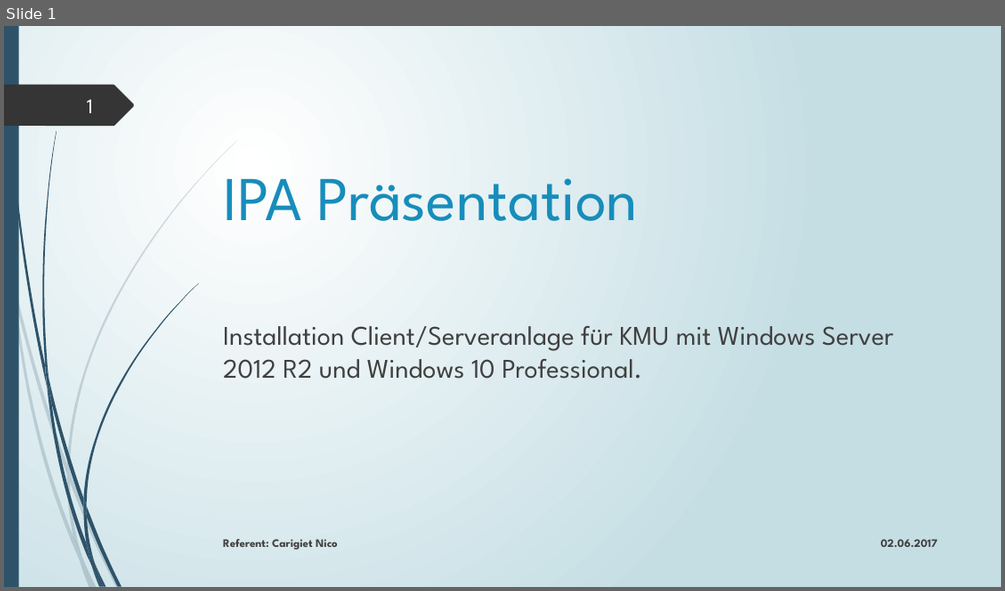
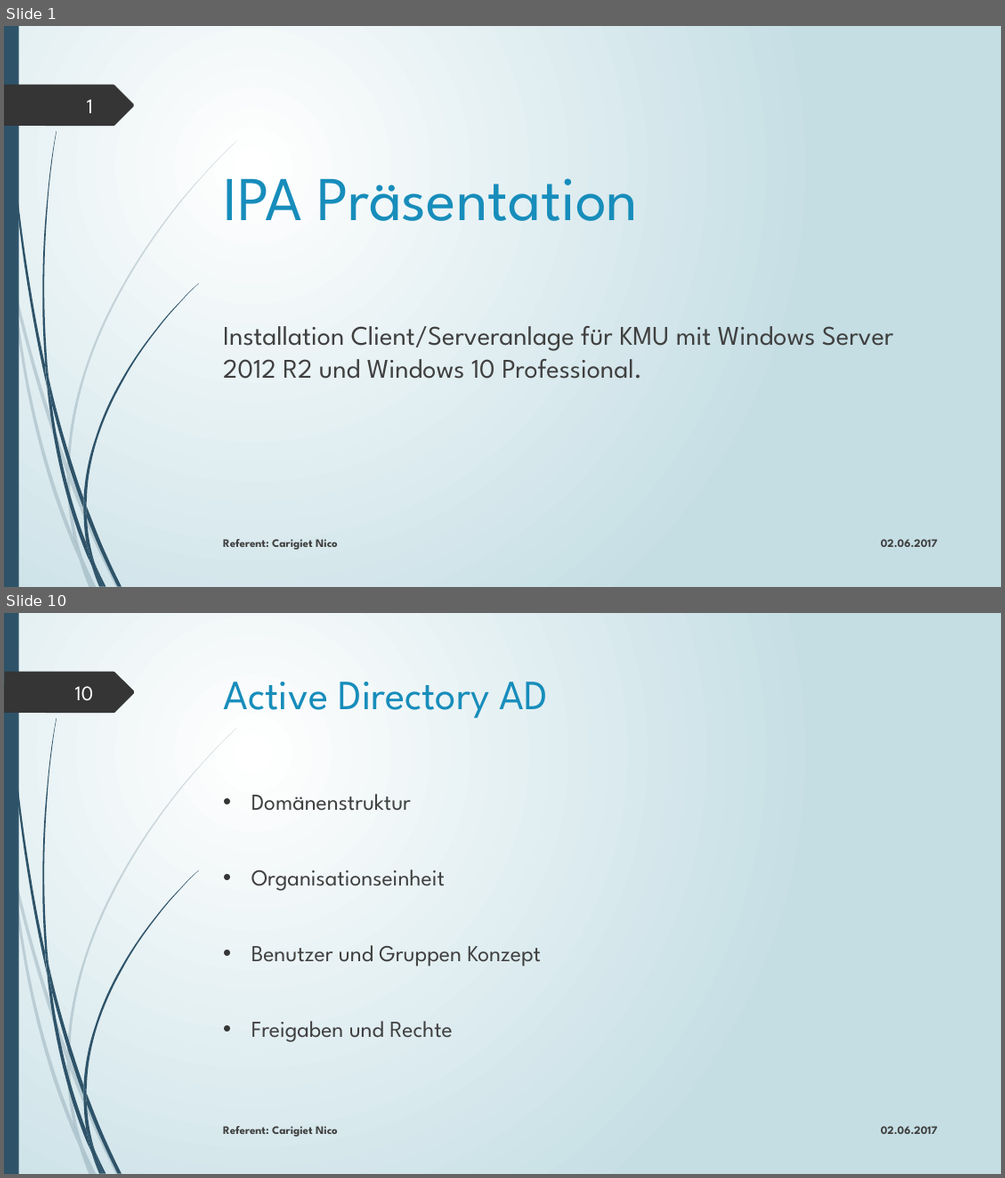
Before and after one commit to edecom/IPA, a slide deck: 4_Dokumente/48_Präsentation & Demonstration/IPA_Präsentation_Carigiet_Nico_20170529.pptx. Shown one above the other, each under a label of ours: slide 1 before the commit, slides 1 and 10 after it; the slides between them are not shown. The pictures are 1005x591 and 1005x1178 pixels, drawn with LibreOffice and Linux fonts; fonts in the diff are those of the drawing; background and template pictures are left out. Boxes give left, top, right and bottom in pixels: in the first picture for what was removed or moved away, otherwise in the second. Text is boxed around its words. In the diff, an @@ line names an element or a change of style, - is before the commit and + after.

```diff
--- a/4_Dokumente/48_Präsentation & Demonstration/IPA_Präsentation_Carigiet_Nico_20170529.pptx
+++ b/4_Dokumente/48_Präsentation & Demonstration/IPA_Präsentation_Carigiet_Nico_20170529.pptx
@@ slide 10 added at <box>4,613,1001,1174</box>, background gradient #FFFFFF to #C5DEE5; not listed: 23 template elements that a slide beside it also shows @@
@@ freeform shape added at <box>4,672,134,713</box>, fill #353535 @@
@@ page number added at <box>75,686,94,701</box>, 20 pt, text #FEFFFF @@
+10
@@ title added at <box>224,682,548,718</box>, 40 pt, text #178DBB @@
+Active Directory AD
@@ text added at <box>251,794,541,1042</box>, 22 pt, text #404040 @@
+• Domänenstruktur
+• Organisationseinheit
+• Benutzer und Gruppen Konzept
+• Freigaben und Rechte
@@ text added at <box>223,1126,338,1136</box>, 11 pt, text #404040, bold @@
+Referent: Carigiet Nico
@@ text added at <box>881,1126,938,1134</box>, 11 pt, text #404040, bold @@
+02.06.2017
```
Also in this commit, not shown: 6 slides changed, 14 other slides added, 12 other files.
